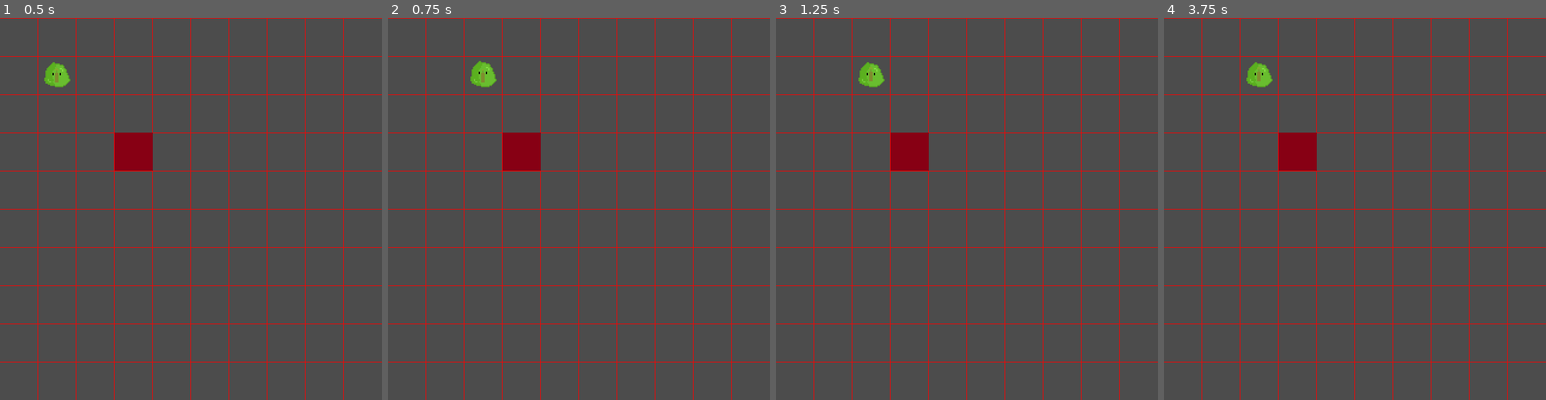
Above: before the commit, frames 1-4 (left to right).
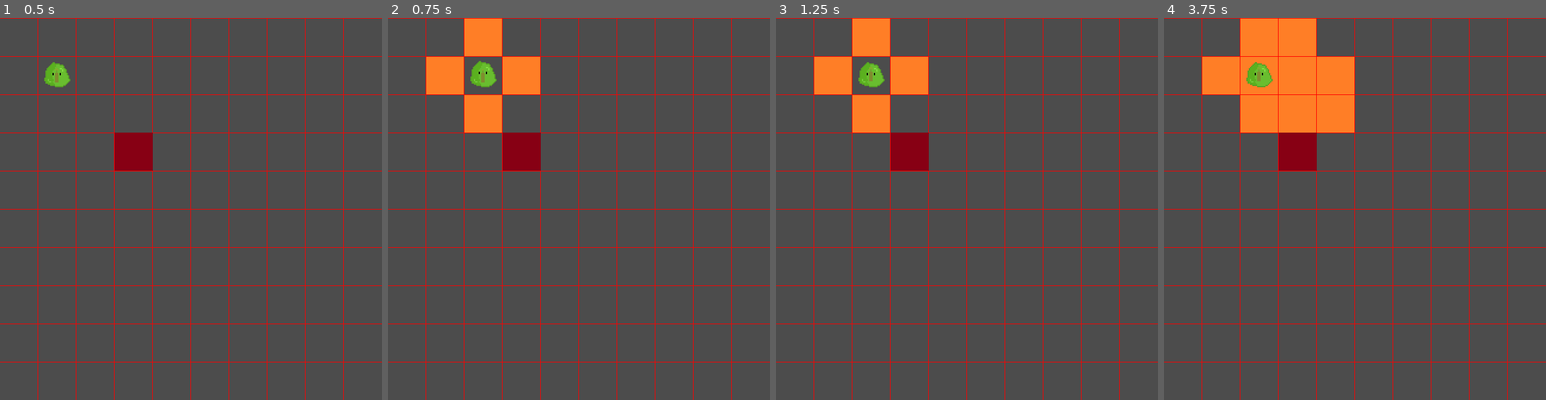
Above: after the commit, the same moments.

Repository: Eranot/LudumDare43
Game: Godot game, scene res://Engine/Main.tscn
Same seed, same stepped clock (60 frames per second), same inputs: the game is played once before the commit and once after it. The project has no main scene, so this scene is started directly.
Inputs:
- Up to frame 1 (0.5 s): no input
- Up to frame 2 (0.75 s): tap Enter at 0.5 s; hold Right (ui_right) from 0.53 s (still down); tap Space (ui_select) at 0.6 s
- Up to frame 3 (1.25 s): keep holding Right (ui_right); tap Space (ui_select) at 0.77, 1.07 s
- Up to frame 4 (3.75 s): release Right (ui_right) at 1.28 s; hold Down (ui_down) 1.28-2.03 s; tap Space (ui_select) at 1.35, 1.52, 1.82, 2.1, 2.75, 2.85, 3.02, 3.32, 3.6 s; hold Right (ui_right) 2.03-2.78 s; hold Up (ui_up) 2.78-3.53 s; tap Enter at 3.5 s; hold Left (ui_left) from 3.53 s (still down)

Frame 1 is identical in both runs. In frame 2, 3.9% of the frame differs, in the area x 10-40%, y 0-30%; in frame 3, 3.9%; in frame 4, 8.4%, in the area x 10-50%, y 0-30%.
Error after the commit: Invalid get index 'grid' (on base: 'null instance'). (res://Player/Explosion.gd:12)

Commit message:
Cross explosion

Diff:
--- a/Player/Explosion.gd
+++ b/Player/Explosion.gd
@@ -1,13 +1,18 @@
 extends Node2D
 
-# class member variables go here, for example:
-# var a = 2
-# var b = "textvar"
+var grid_pos_x;
+var grid_pos_y;
+
+var timer_destroy = 0;
 
 func _ready():
-	print("Expl")
+	print(grid_pos_x);
+	print(grid_pos_y);
 
-#func _process(delta):
-#	# Called every frame. Delta is time since last frame.
-#	# Update game logic here.
-#	pass
+	print(get_node("Grid").grid);
+
+func _physics_process(delta):
+	if(timer_destroy >= 60):
+		queue_free();
+
+	timer_destroy += 1;
--- a/Player/Explosions.gd
+++ b/Player/Explosions.gd
@@ -1,13 +1,46 @@
-extends Node2D
+extends Node
 
 var explosion_obj = preload("res://Player/Explosion.tscn");
 
-func explode(type):
+#var pos_x;
+#var pos_y;
+#var tile_size;
+var half_tile_size;
+
+var new_instance;
+
+func explode(type, grid_pos_x, grid_pos_y, tile_size):
+
+	#pos_x = grid_pos_x;
+	#pos_y = grid_pos_y;
+	#tile_size = Vector2(tile_size.x, tile_size.y);
+	#print(tile_size)
+	half_tile_size = tile_size / 2;
+
 	if(type == "cross"):
-		cross_explosion();
+		cross_explosion(grid_pos_x, grid_pos_y, tile_size, half_tile_size);
 
-func cross_explosion():
-	print("entered here")
-	var new_instance = explosion_obj.instance();
-	new_instance.position = Vector2(300,300)
-	self.add_child(new_instance);
+func cross_explosion(pos_x, pos_y, tile_size, half_tile_size):
+	new_instance = explosion_obj.instance();
+	new_instance.position = Vector2((pos_x + 1) * tile_size.x + half_tile_size.x, pos_y * tile_size.y + half_tile_size.y);
+	new_instance.grid_pos_x = pos_x;
+	new_instance.grid_pos_y = pos_y;
+	add_child(new_instance);
+
+	new_instance = explosion_obj.instance();
+	new_instance.position = Vector2((pos_x - 1) * tile_size.x + half_tile_size.x, pos_y * tile_size.y + half_tile_size.y);
+	new_instance.grid_pos_x = pos_x;
+	new_instance.grid_pos_y = pos_y;
+	add_child(new_instance);
+
+	new_instance = explosion_obj.instance();
+	new_instance.position = Vector2(pos_x * tile_size.x + half_tile_size.x, (pos_y + 1) * tile_size.y + half_tile_size.y);
+	new_instance.grid_pos_x = pos_x;
+	new_instance.grid_pos_y = pos_y;
+	add_child(new_instance);
+
+	new_instance = explosion_obj.instance();
+	new_instance.position = Vector2(pos_x * tile_size.x + half_tile_size.x, (pos_y - 1) * tile_size.y + half_tile_size.y);
+	new_instance.grid_pos_x = pos_x;
+	new_instance.grid_pos_y = pos_y;
+	add_child(new_instance);
--- a/Player/Player.gd
+++ b/Player/Player.gd
@@ -7,7 +7,7 @@
 var grid_pos_x;
 var grid_pos_y;
 
-var explosions = load("res://Player/Explosions.gd").new();
+#var explosions = load("res://Player/Explosions.gd").new();
 
 var explosion_type = "cross";
 
@@ -55,5 +55,5 @@
 			position.y += direction.y * tile_size.y;
 
 func self_destroy():
-	explosions.explode(explosion_type);
+	Explosions.explode(explosion_type, grid_pos_x, grid_pos_y, tile_size);
 	#queue_free();
--- a/project.godot
+++ b/project.godot
@@ -16,6 +16,7 @@
 [autoload]
 
 dir="*res://Engine/directions.gd"
+Explosions="*res://Player/Explosions.gd"
 
 [display]
 
